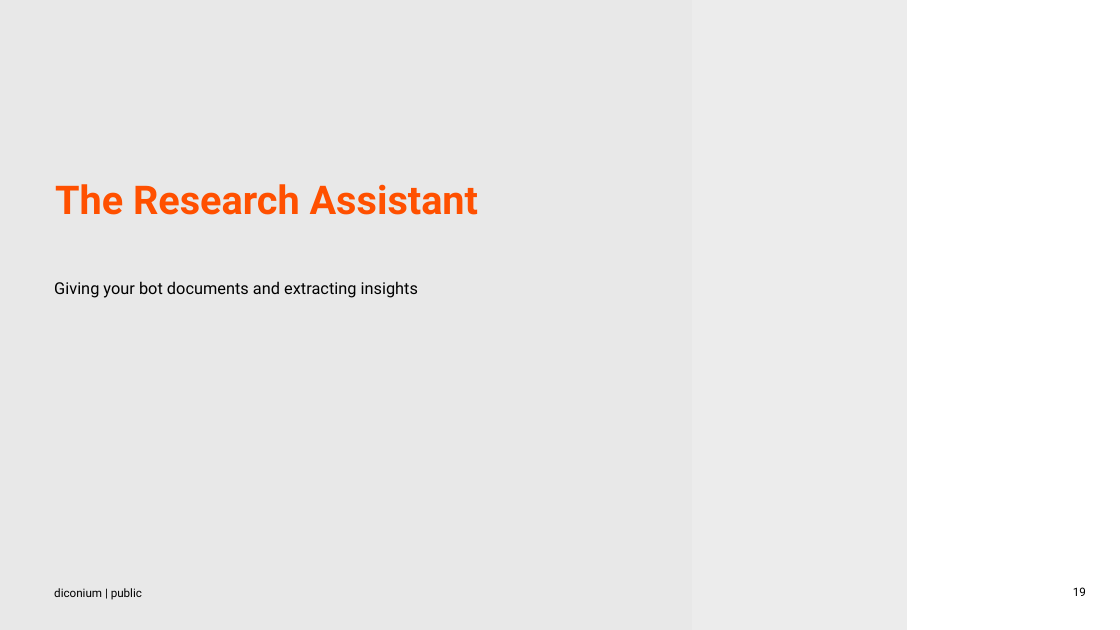
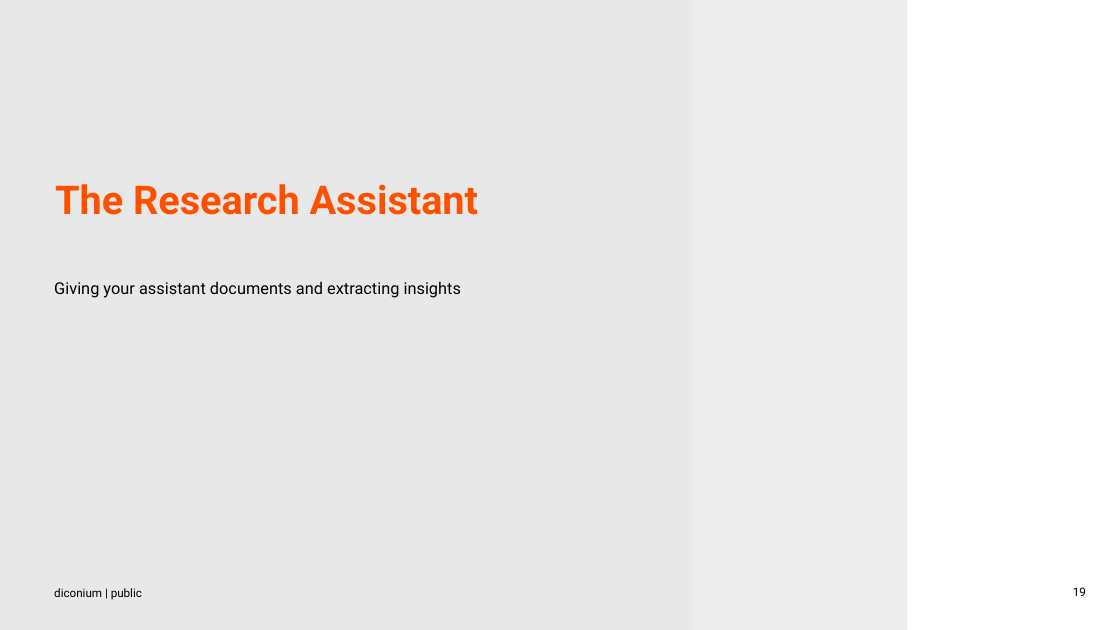
Before and after one commit to NeilSinclair/prompt_workshop, a slide deck: slide 19 of slides/AI Teach In STIHL v1.2.pptx. Drawn at 1120x630 pixels with LibreOffice and Linux fonts; fonts in the diff are those of the drawing; background and template pictures are left out. Boxes give left, top, right and bottom in pixels: in the first picture for what was removed or moved away, otherwise in the second. Text is boxed around its words. In the diff, an @@ line names an element or a change of style, - is before the commit and + after.

```diff
--- a/slides/AI Teach In STIHL v1.2.pptx
+++ b/slides/AI Teach In STIHL v1.2.pptx
@@ text at bbox=[54, 281, 461, 298]: text changed @@
-Giving your bot documents and extracting insights
+Giving your assistant documents and extracting insights
```
Also in this commit, not shown: 8 other slides changed.
